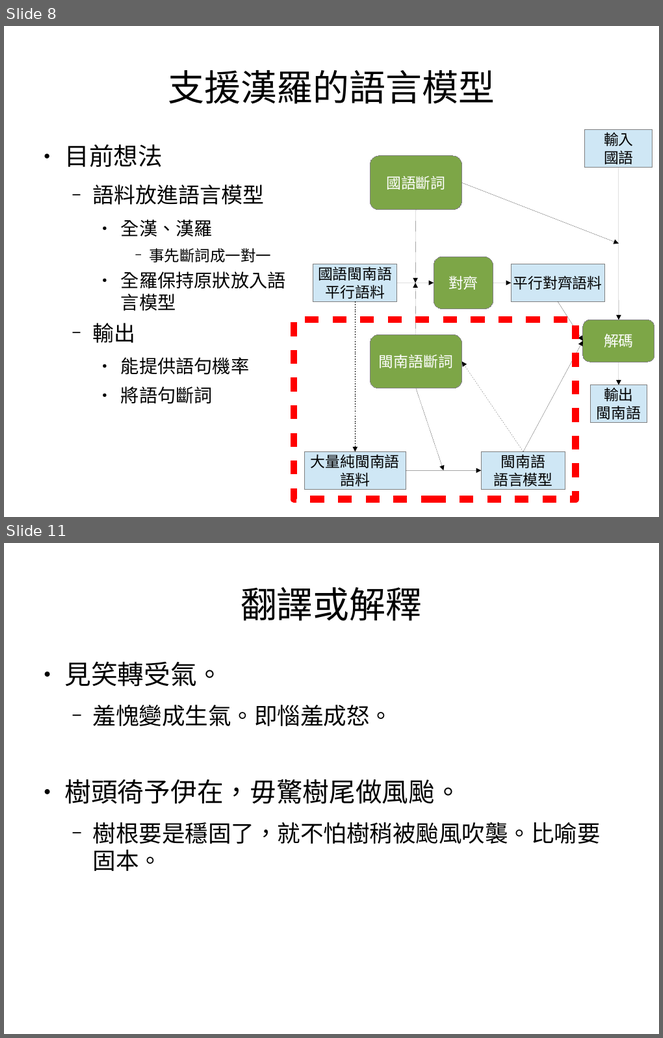
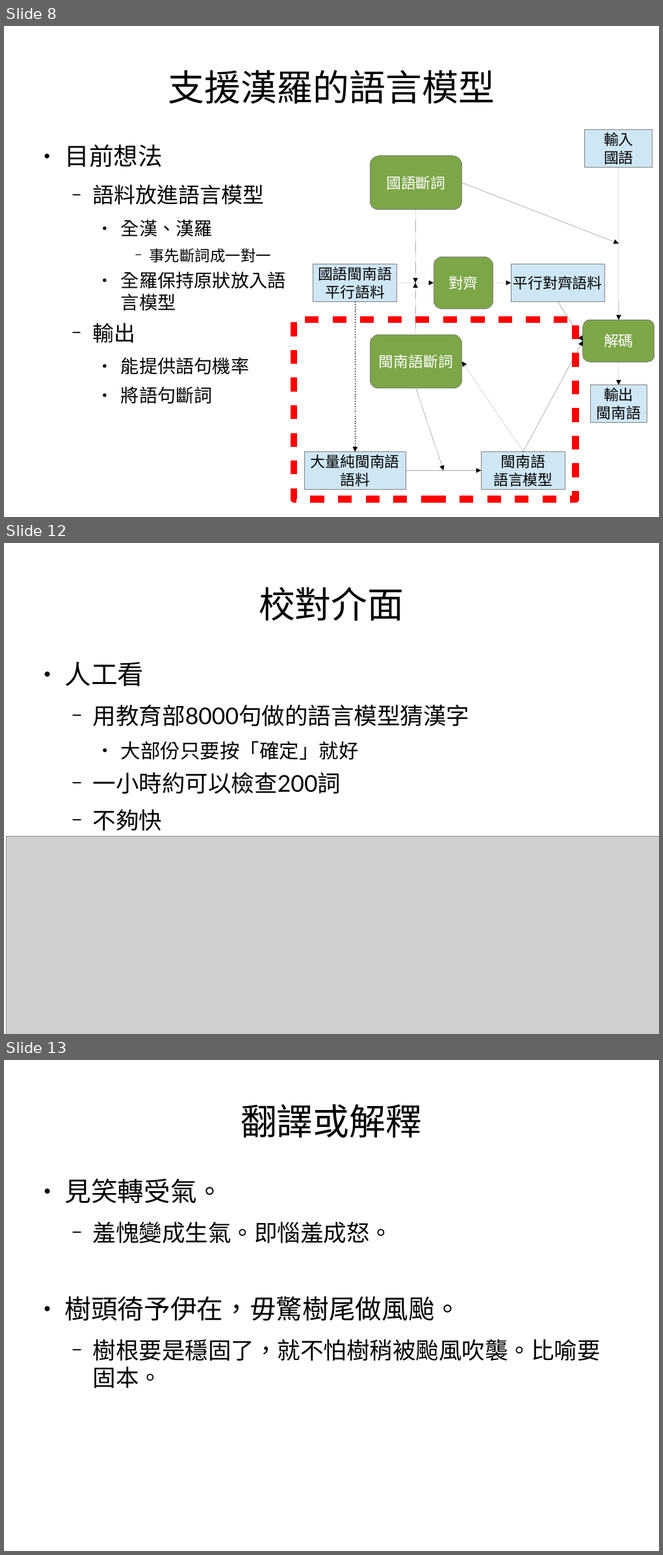
Before and after one commit to sih4sing5hong5/po3-ko3_tau5-iann2-phinn3, a slide deck: 翻譯報告.odp. Shown one above the other, each under a label of ours: slides 8 and 11 before the commit, slides 8, 12 and 13 after it; the slides between them are not shown. The pictures are 663x1038 and 663x1555 pixels, drawn with LibreOffice and Linux fonts; fonts in the diff are those of the drawing; grey boxes stand for pictures. Boxes give left, top, right and bottom in pixels: in the first picture for what was removed or moved away, otherwise in the second. Text is boxed around its words. In the diff, an @@ line names an element or a change of style, - is before the commit and + after.

```diff
--- a/翻譯報告.odp
+++ b/翻譯報告.odp
@@ slide 12 added at <box>4,543,659,1034</box>, background #FFFFFF @@
@@ title added at <box>259,587,404,621</box>, 44 pt, text #000000 @@
+校對介面
@@ text added at <box>65,662,469,831</box>, 28 pt, text #000000 @@
+● 人工看
+  − 用教育部8000句做的語言模型猜漢字
+    ● 大部份只要按「確定」就好
+  − 一小時約可以檢查200詞
+  − 不夠快
@@ picture added at <box>7,836,659,1034</box> @@
@@ what was slide 11 is now slide 13 @@
```
Also in this commit, not shown: 4 slides changed, 4 other slides added.
